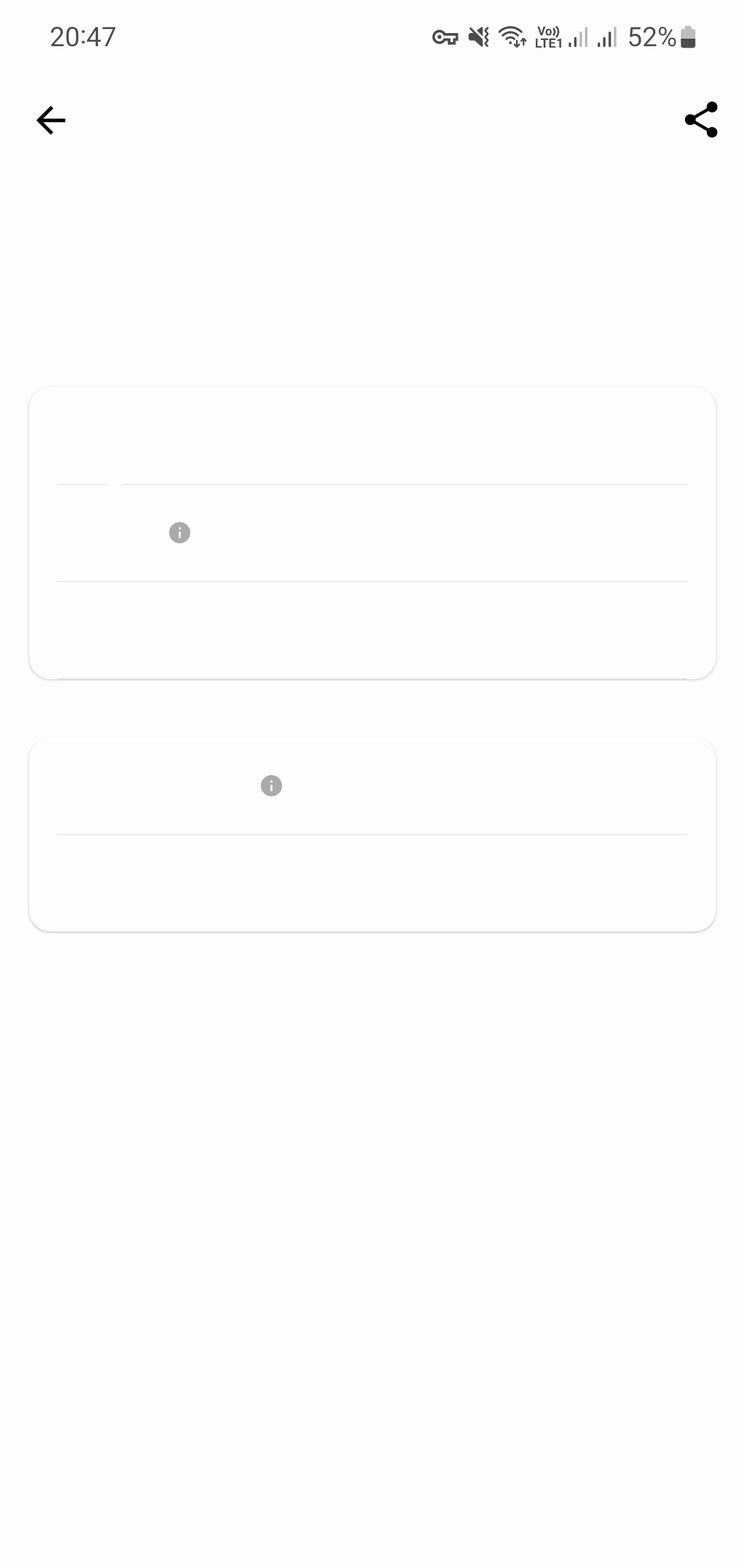
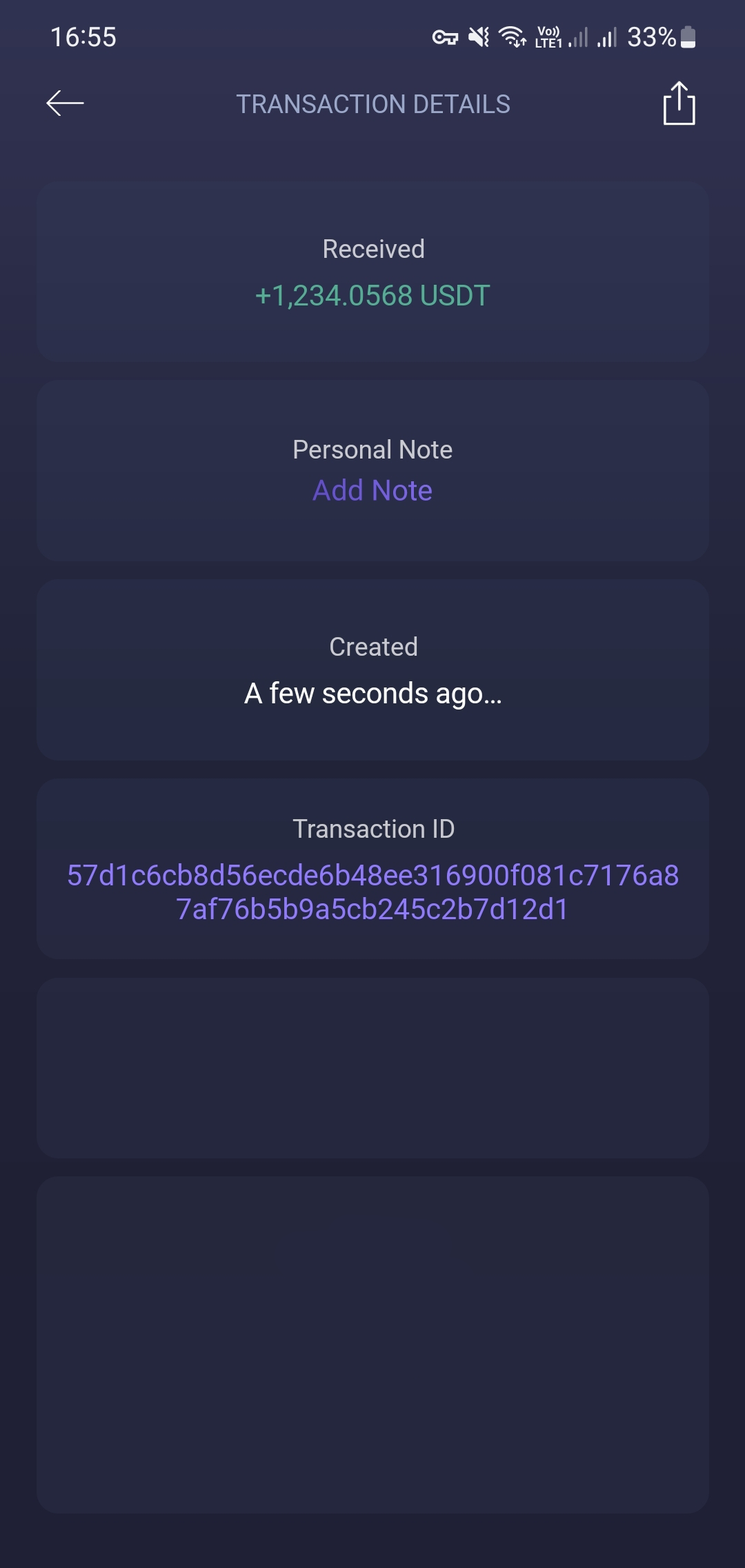
The second 745x1568 image is a revision of the first. Changes to its layers:
hid "Слой 2", painted on it over bbox(0, 0, 745, 1568)
showed "Фон", painted on it over bbox(0, 0, 745, 1568)
